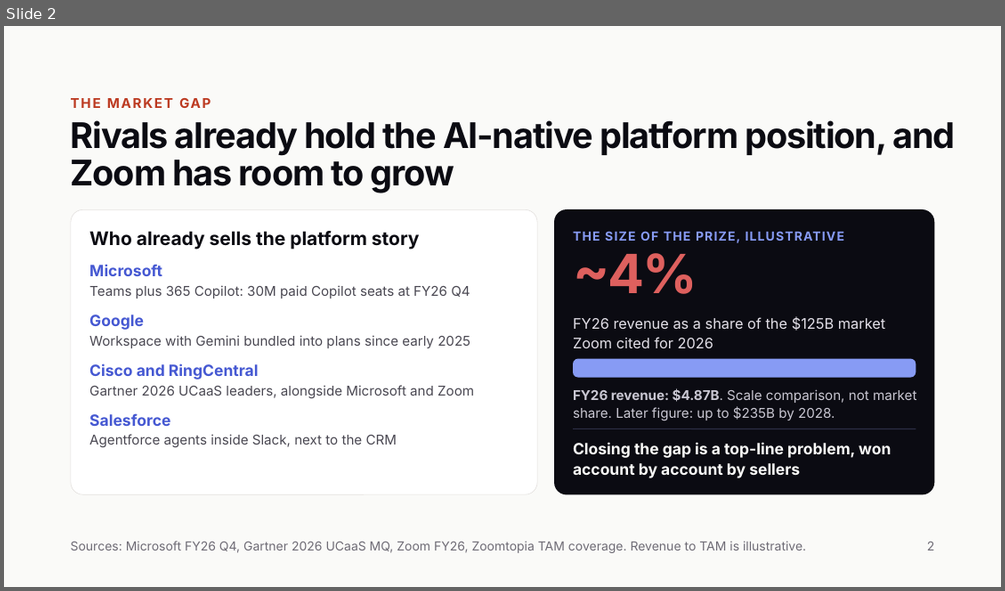
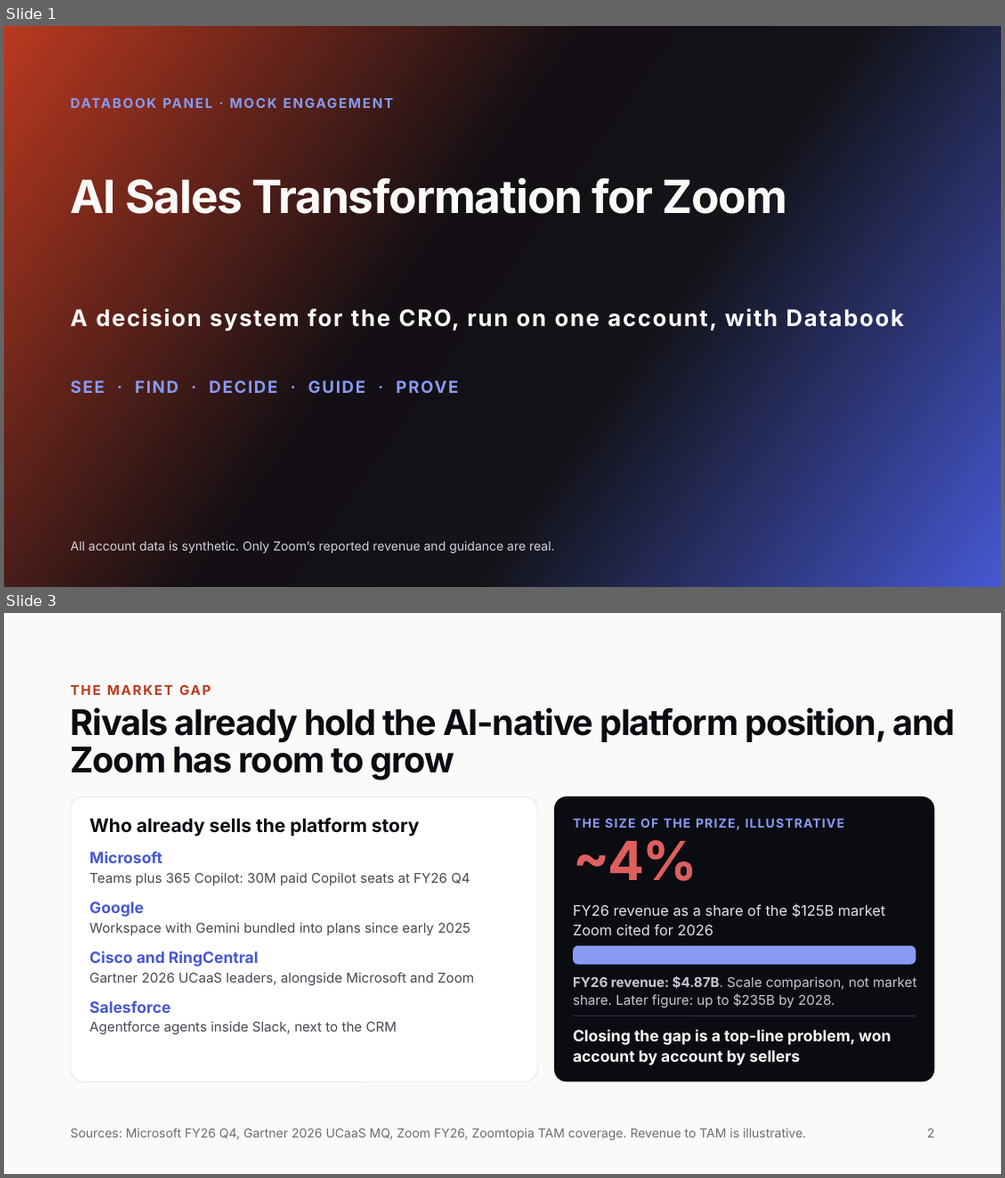
Before and after one commit to gayatrikulkaa-commits/zoom-cro-gtm-platform, a slide deck: Zoom CRO Pitch (6 slides) v2.pptx. Shown one above the other, each under a label of ours: slide 2 before the commit, slides 1 and 3 after it; the slides between them are not shown. The pictures are 1005x591 and 1005x1178 pixels, drawn with LibreOffice and Linux fonts; fonts in the diff are those of the drawing. Boxes give left, top, right and bottom in pixels: in the first picture for what was removed or moved away, otherwise in the second. Text is boxed around its words. In the diff, an @@ line names an element or a change of style, - is before the commit and + after.

```diff
--- a/Zoom CRO Pitch (6 slides) v2.pptx
+++ b/Zoom CRO Pitch (6 slides) v2.pptx
@@ slide 1 added at bbox=[4, 26, 1001, 587], background #BA3920 @@
@@ rectangle added at bbox=[4, 26, 1001, 587], fill gradient #BA3920 to #130F14 to #131319 to #4558D2 @@
@@ text added at bbox=[71, 93, 961, 113], 13 pt, text #879BF4, bold @@
+DATABOOK PANEL · MOCK ENGAGEMENT
@@ title added at bbox=[71, 177, 787, 214], 44 pt, text #FAFAF8, bold @@
+AI Sales Transformation for Zoom
@@ text added at bbox=[71, 308, 904, 331], 22 pt, text #FAFAF8, bold @@
+A decision system for the CRO, run on one account, with Databook
@@ text added at bbox=[71, 380, 458, 393], 16 pt, text #879BF4, bold @@
+SEE · FIND · DECIDE · GUIDE · PROVE
@@ text added at bbox=[71, 540, 555, 553], 12 pt, text #D5D3DE @@
+All account data is synthetic. Only Zoom’s reported revenue and guidance are real.
@@ what was slide 2 is now slide 3 @@
```
Also in this commit, not shown: 4 slides changed, 12 other files.
